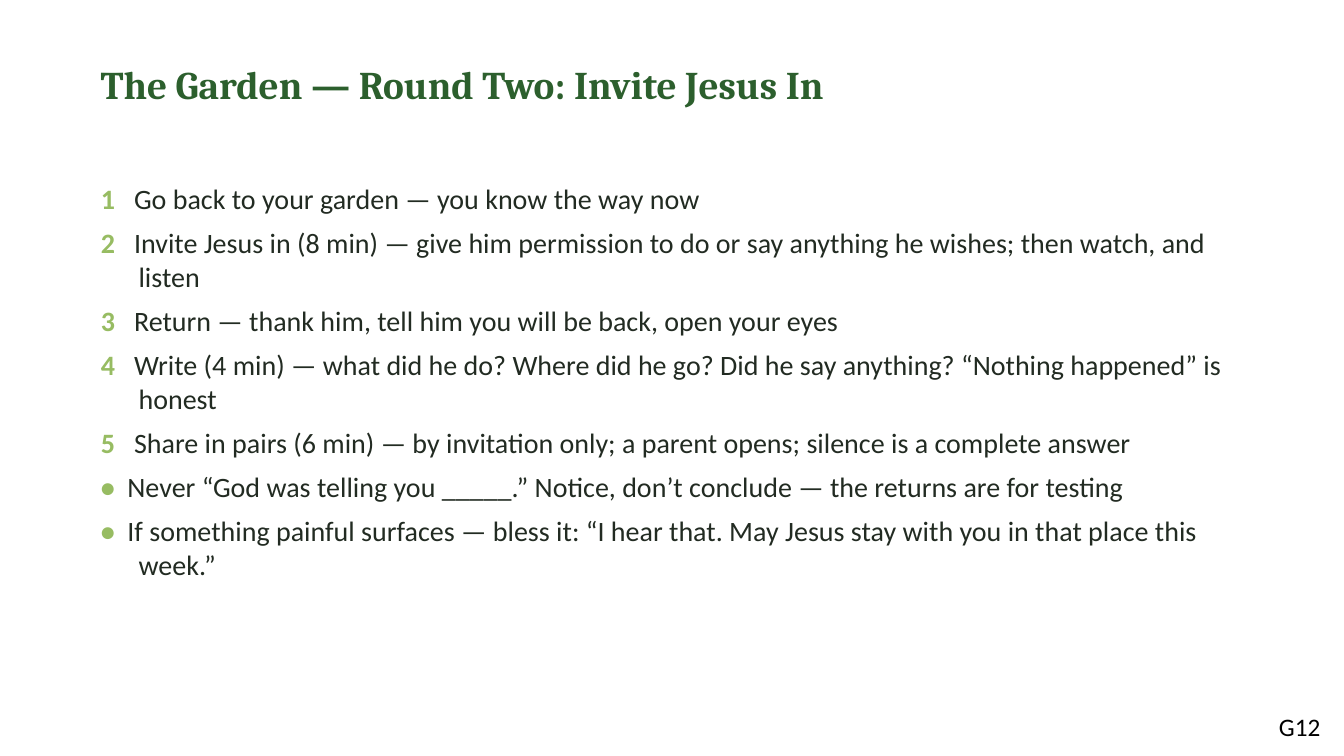
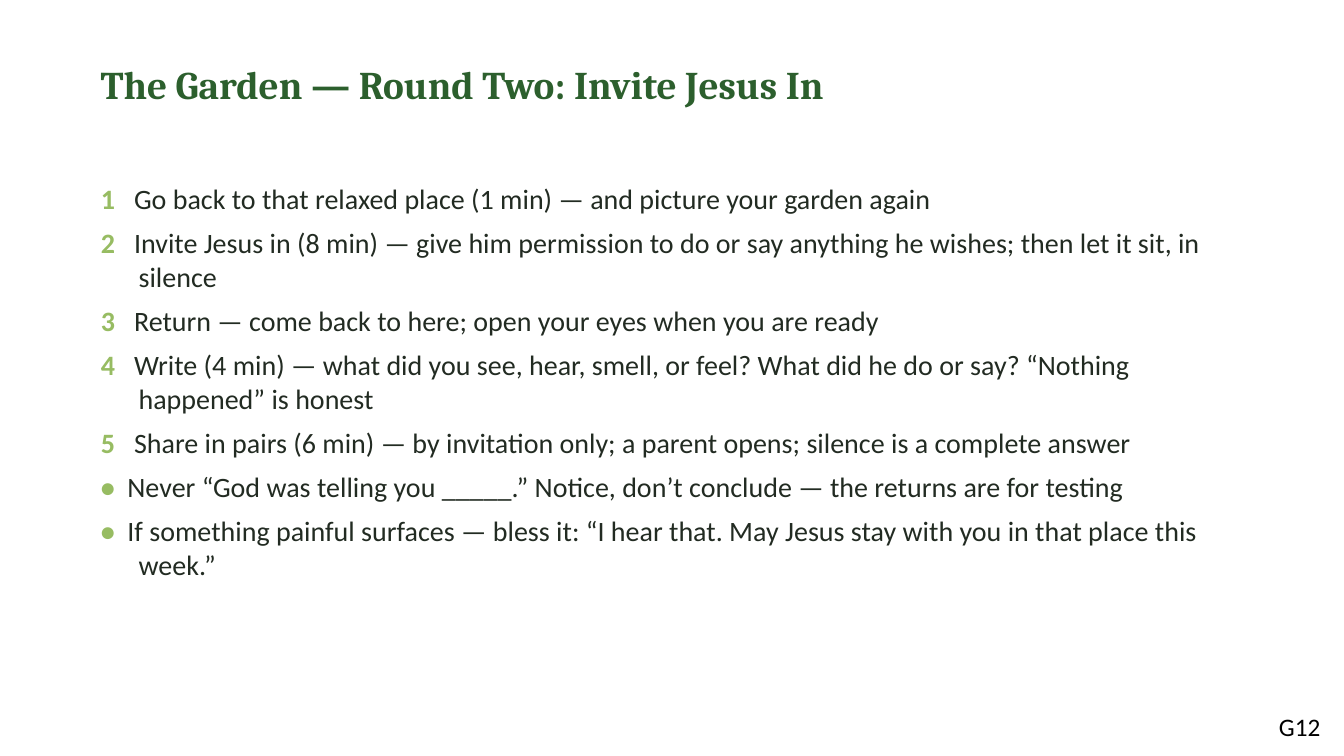
Before and after one commit to jgtittle-ministries/fellowship-of-the-heart-pilot-at-cca-dev, a slide deck: slide 12 of _implementation-notes/evening-series/FotH Evening Session 9-10 Combined Slides DRAFT v1.pptx. Drawn at 1344x756 pixels with LibreOffice and Linux fonts; fonts in the diff are those of the drawing. Boxes give left, top, right and bottom in pixels: in the first picture for what was removed or moved away, otherwise in the second. Text is boxed around its words. In the diff, an @@ line names an element or a change of style, - is before the commit and + after.

```diff
--- a/_implementation-notes/evening-series/FotH Evening Session 9-10 Combined Slides DRAFT v1.pptx
+++ b/_implementation-notes/evening-series/FotH Evening Session 9-10 Combined Slides DRAFT v1.pptx
@@ text at [101,188,1199,414]: text changed @@
-1 Go back to your garden — you know the way now
-2 Invite Jesus in (8 min) — give him permission to do or say anything he wishes; then watch, and listen
-3 Return — thank him, tell him you will be back, open your eyes
-4 Write (4 min) — what did he do? Where did he go? Did he say anything? “Nothing happened” is honest
+1 Go back to that relaxed place (1 min) — and picture your garden again
+2 Invite Jesus in (8 min) — give him permission to do or say anything he wishes; then let it sit, in silence
+3 Return — come back to here; open your eyes when you are ready
+4 Write (4 min) — what did you see, hear, smell, or feel? What did he do or say? “Nothing happened” is honest
```
Also in this commit, not shown: 5 other slides changed, 5 other files.
